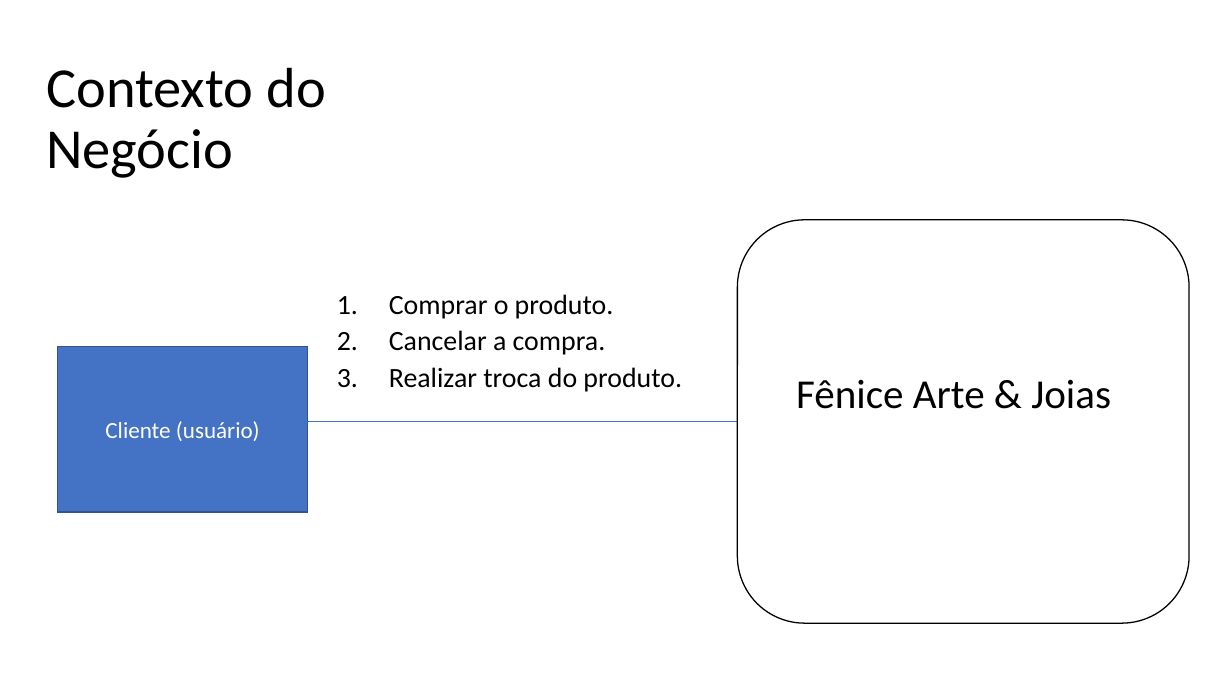
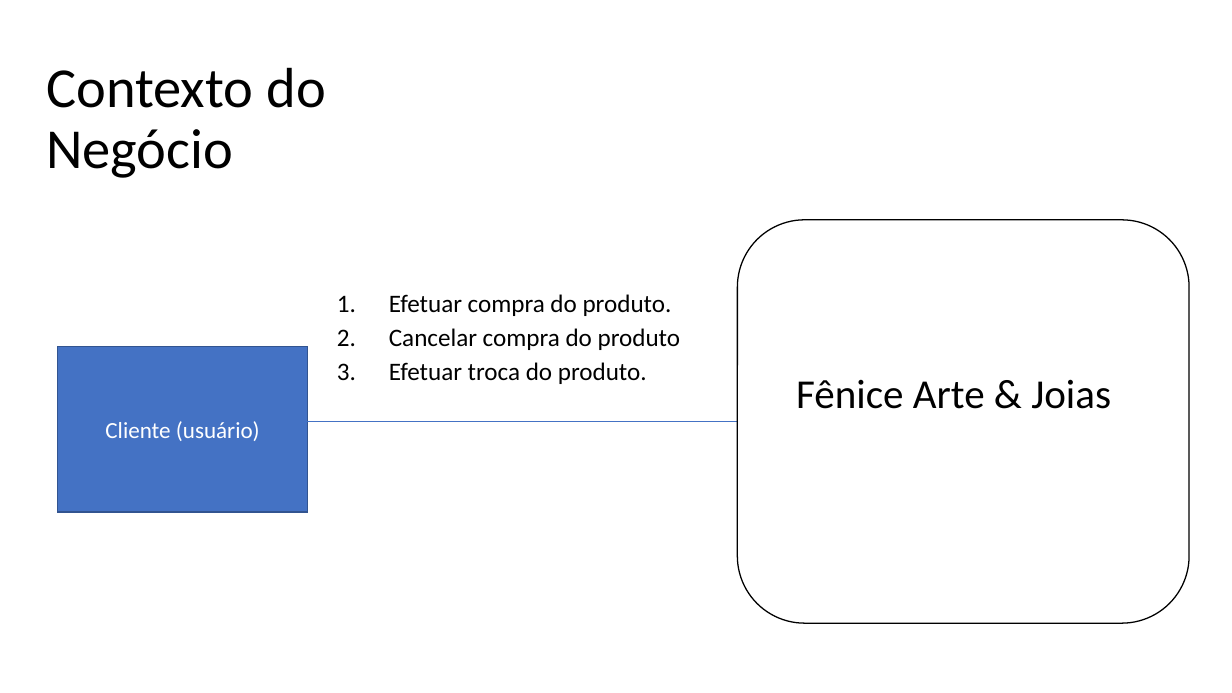
Before and after one commit to brendonimpacta/OPE_RequestSolved, a slide deck: slide 1 of 15. Arquitetura de Negócio para cada Cenário.pptx. Drawn at 1232x693 pixels with LibreOffice and Linux fonts; fonts in the diff are those of the drawing. Boxes give left, top, right and bottom in pixels: in the first picture for what was removed or moved away, otherwise in the second. Text is boxed around its words. In the diff, an @@ line names an element or a change of style, - is before the commit and + after.

```diff
--- a/15. Arquitetura de Negócio para cada Cenário.pptx
+++ b/15. Arquitetura de Negócio para cada Cenário.pptx
@@ text at (x1=389, y1=294, x2=680, y2=384): text changed; size 21.7 to 19.6 pt @@
-1. Comprar o produto.
-2. Cancelar a compra.
-3. Realizar troca do produto.
+1. Efetuar compra do produto.
+2. Cancelar compra do produto
+3. Efetuar troca do produto.
```
Also in this commit, not shown: 6 other slides changed.
